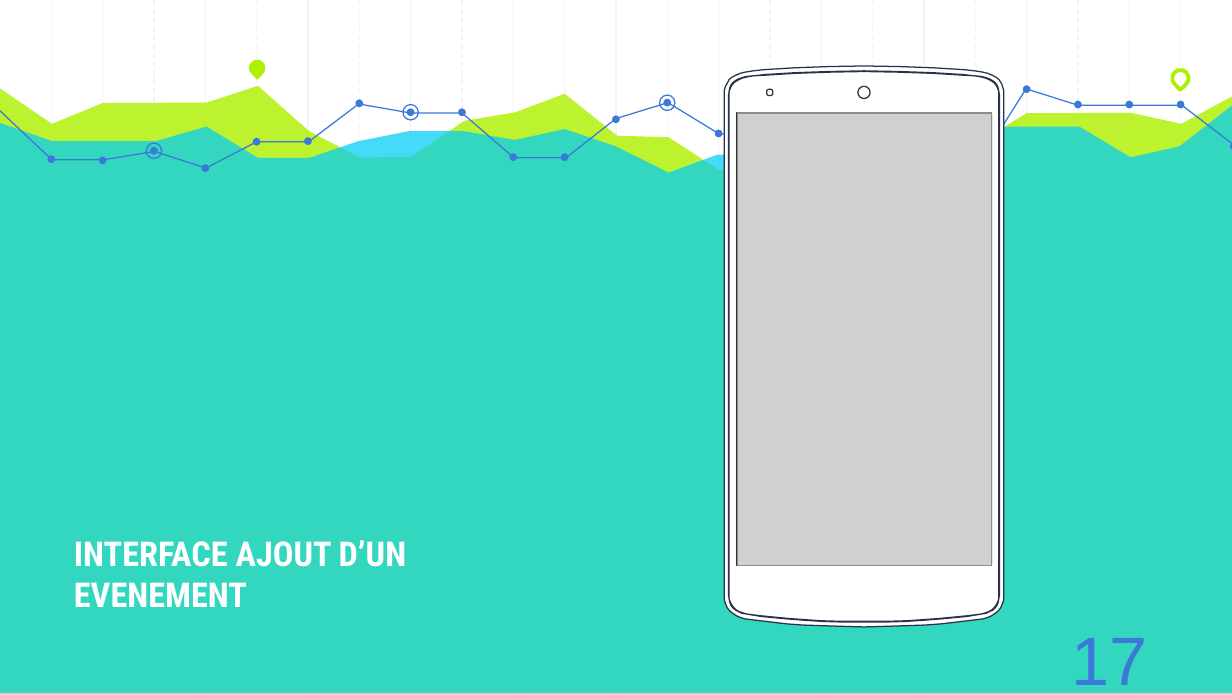
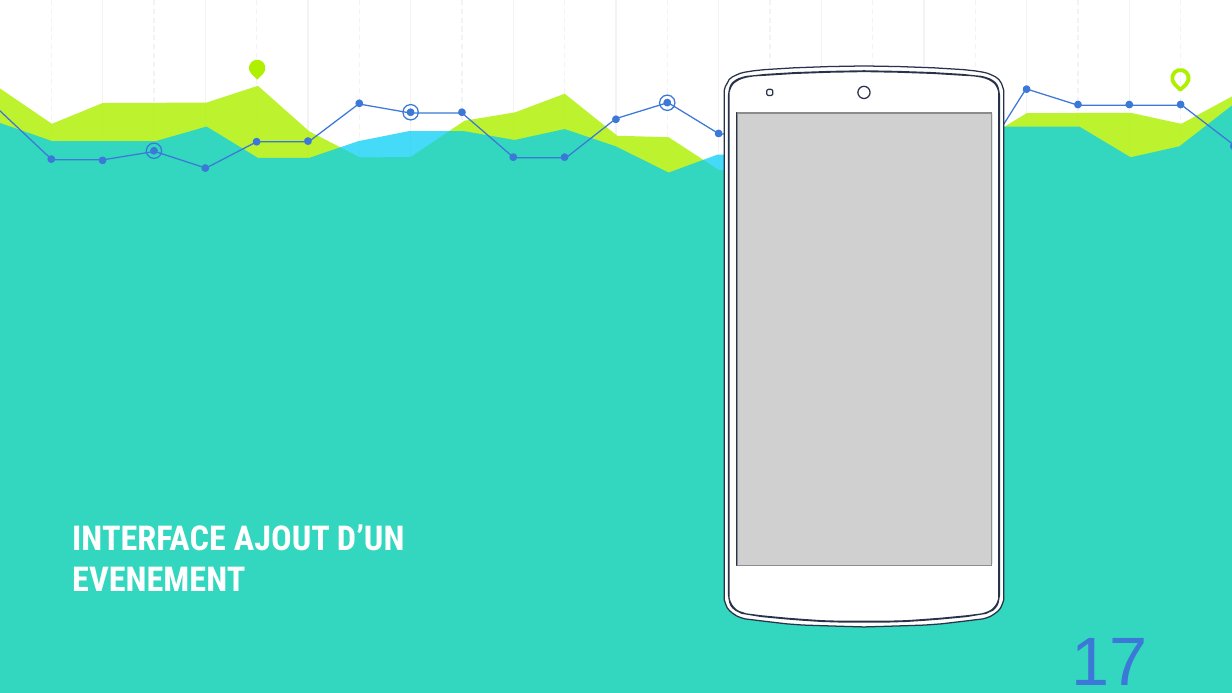
Before and after one commit to AzeddineZadir/docpfc, a slide deck: slide 20 of présentation licence 3.pptx (slide 19 before the commit). Drawn at 1232x693 pixels with LibreOffice and Linux fonts; fonts in the diff are those of the drawing; grey boxes stand for pictures. Boxes give left, top, right and bottom in pixels: in the first picture for what was removed or moved away, otherwise in the second. Text is boxed around its words. In the diff, an @@ line names an element or a change of style, - is before the commit and + after.

```diff
--- a/présentation licence 3.pptx
+++ b/présentation licence 3.pptx
@@ text "INTERFACE AJOUT D’UN EVENEMENT": place and size @@
-text "INTERFACE AJOUT D’UN EVENEMENT" at (74,540,407,607)
+text "INTERFACE AJOUT D’UN EVENEMENT" at (72,524,405,591)
```
Also in this commit, not shown: 4 other slides changed, 1 slide added.
